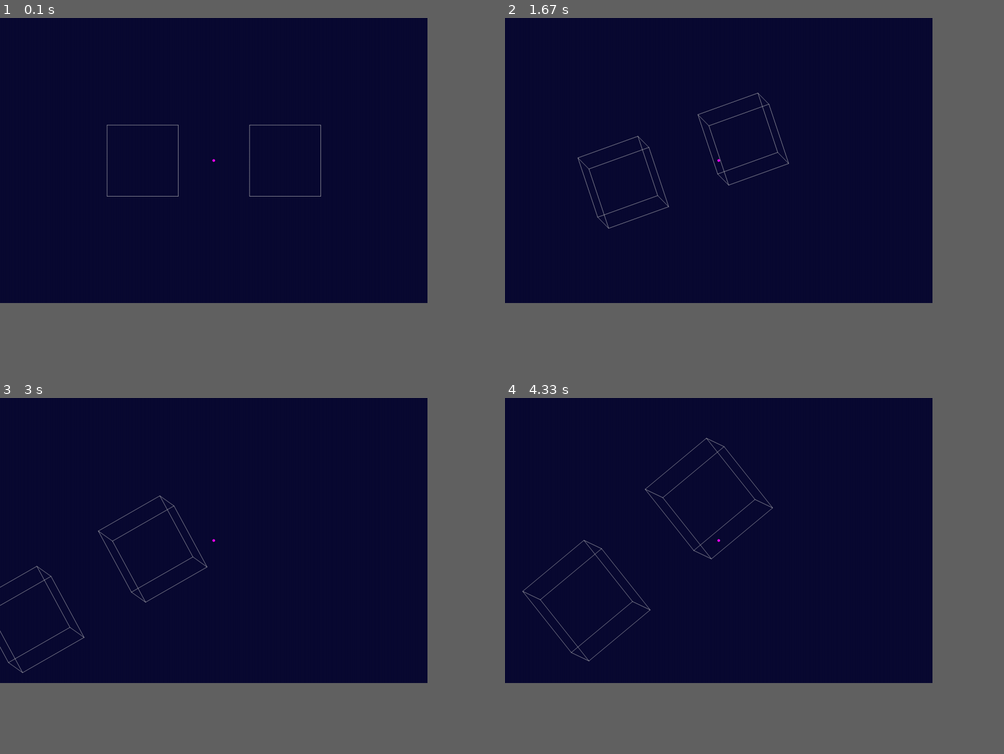
Above: before the commit, frames 1-4 (two rows, left to right).
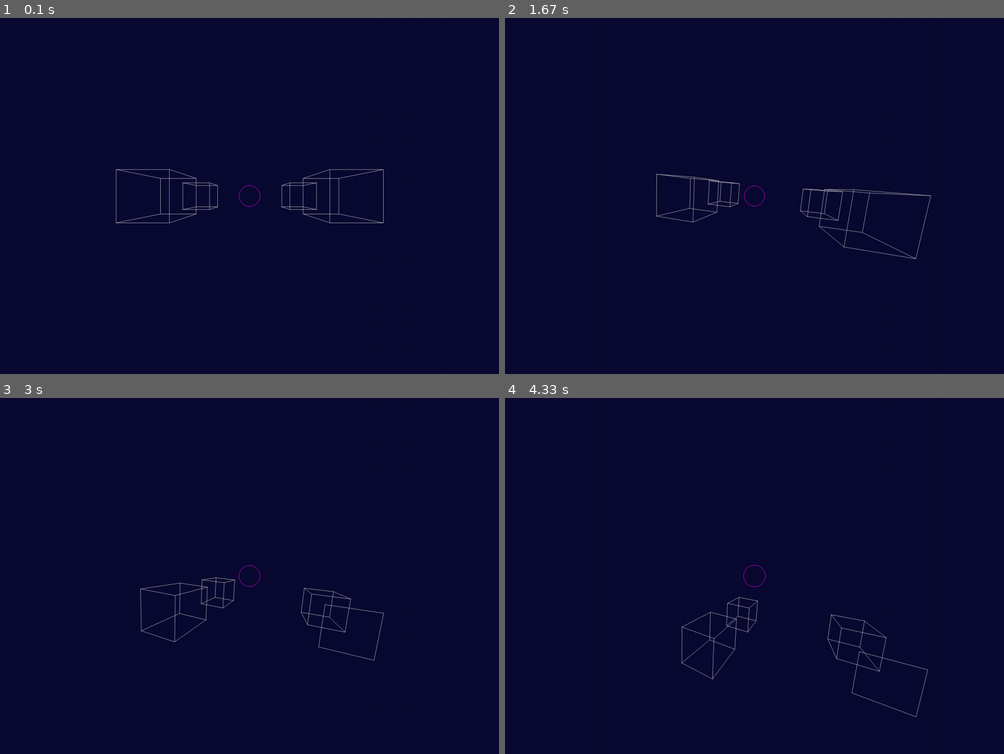
Above: after the commit, the same moments.

Repository: McCastles/Graph
Game: pygame game, started from Lab1/__main__.py
Same seed, same stepped clock (60 frames per second), same inputs: the game is played once before the commit and once after it.
Inputs:
- Up to frame 1 (0.1 s): no input
- Up to frame 2 (1.67 s): tap 1 at 0.33, 0.82 s; hold - 0.67-1.13 s; hold Right 0.67-1.13 s; tap Space at 0.73, 1.03 s; tap 3 at 1.17 s; tap 5 at 1.5 s
- Up to frame 3 (3 s): hold Right 1.83-2.3 s; tap Space at 1.9, 2.2, 2.4, 2.73 s; tap 1 at 1.98 s; hold Up 2.33-2.63 s; tap = at 2.48 s; hold Right from 2.67 s (still down)
- Up to frame 4 (4.33 s): tap Space at 3.03, 3.23, 3.53, 3.8, 4.13 s; release Right at 3.13 s; hold Left 3.17-3.7 s; tap 1 at 3.32 s; hold Down 3.73-4.03 s; tap = at 3.88 s; hold Left from 4.07 s (still down)
In our replay, the window is 771x514 before the commit and 900x642 after it. These sizes can differ from the game's own. Grey fills any space a smaller window leaves; there, only what the larger window draws over its background counts as a difference.

The runs differ from the first frame. In frame 1, 0.9% of the frame differs, in the area x 21-77%, y 29-58%; in frame 2, 1.2%, in the area x 14-86%, y 21-68%; in frame 3, 1.1%; in frame 4, 1.2%.

Commit message:
finally! perspective projection

Diff:
--- /dev/null
+++ b/Lab1/data/input1.txt
@@ -0,0 +1,20 @@
+-500 100 800
+-500 100 1000
+-500 -100 800
+-500 -100 1000
+-300 100 800
+-300 100 1000
+-300 -100 800
+-300 -100 1000
+0 1
+0 2
+0 4
+3 2
+3 1
+3 7
+6 2
+6 7
+6 4
+5 7
+5 1
+5 4
--- a/Lab1/data/input2.txt
+++ b/Lab1/data/input2.txt
@@ -1,11 +1,11 @@
-300 500 0
-300 500 200
-300 300 0
-300 300 200
-500 500 0
-500 500 200
-500 300 0
-500 300 200
+-500 100 800
+-500 100 1000
+-500 -100 800
+-500 -100 1000
+-300 100 800
+-300 100 1000
+-300 -100 800
+-300 -100 1000
 0 1
 0 2
 0 4
@@ -19,14 +19,14 @@
 5 1
 5 4
 
-700 500 0
-700 500 200
-700 300 0
-700 300 200
-900 500 0
-900 500 200
-900 300 0
-900 300 200
+500 100 800
+500 100 1000
+500 -100 800
+500 -100 1000
+300 100 800
+300 100 1000
+300 -100 800
+300 -100 1000
 0 1
 0 2
 0 4
--- a/Lab1/data/input4.txt
+++ b/Lab1/data/input4.txt
@@ -1,11 +1,11 @@
-100 400 0
-100 400 200
-100 200 0
-100 200 200
-300 400 0
-300 400 200
-300 200 0
-300 200 200
+-500 100 800
+-500 100 1000
+-500 -100 800
+-500 -100 1000
+-300 100 800
+-300 100 1000
+-300 -100 800
+-300 -100 1000
 0 1
 0 2
 0 4
@@ -19,14 +19,14 @@
 5 1
 5 4
 
-500 400 0
-500 400 200
-500 200 0
-500 200 200
-700 400 0
-700 400 200
-700 200 0
-700 200 200
+500 100 800
+500 100 1000
+500 -100 800
+500 -100 1000
+300 100 800
+300 100 1000
+300 -100 800
+300 -100 1000
 0 1
 0 2
 0 4
@@ -40,14 +40,14 @@
 5 1
 5 4
 
-100 400 400
-100 400 600
-100 200 400
-100 200 600
-300 400 400
-300 400 600
-300 200 400
-300 200 600
+-500 100 400
+-500 100 600
+-500 -100 400
+-500 -100 600
+-300 100 400
+-300 100 600
+-300 -100 400
+-300 -100 600
 0 1
 0 2
 0 4
@@ -61,14 +61,14 @@
 5 1
 5 4
 
-500 400 400
-500 400 600
-500 200 400
-500 200 600
-700 400 400
-700 400 600
-700 200 400
-700 200 600
+500 100 400
+500 100 600
+500 -100 400
+500 -100 600
+300 100 400
+300 100 600
+300 -100 400
+300 -100 600
 0 1
 0 2
 0 4
--- a/Lab1/src/display.py
+++ /dev/null
@@ -1,193 +0,0 @@
-
-import time
-import pygame
-from .pen import Pen
-from .objects import Node
-
-
-class Display:
-
-    def __init__(self, width, height, rotation_angle, step):
-        pygame.display.set_caption('Kamerka')
-
-        # WINDOW
-        self.width = width
-        self.height = height
-        self.screen = pygame.display.set_mode((width, height))
-        self.background = (10,10,50)
-
-        # CAMERA
-        self.focal_distance = step * 10
-
-        # GRID
-        # self.cellsize = cellsize
-
-        # MOVEMENT
-        self.step = step
-        self.rotation_angle = rotation_angle
-        # self.scale_factor = scale_factor
-
-        # FIGURES STORAGE
-        self.figures = {}
-        self.display_nodes = False
-        self.display_edges = True
-
-        # PEN OBJECT
-        self.pen = Pen()
-
-
-    def set_camera(self):
-
-        mutual_center = self.find_global_center()
-        self.camera = Node(
-            self.width // 2,
-            self.height // 2,
-            mutual_center.z - self.focal_distance)
-
-
-
-
-
-    def display(self):
-
-
-        self.screen.fill(self.background)
-
-        # AIM
-        self.pen.draw_aim(self.screen, self.width // 2, self.height // 2)
-
-
-        # GRID
-        # self.pen.draw_grid(self.screen, self.cellsize, self.width, self.height)
-
-        # FIGURES
-        for figure in self.figures.values():
-
-            # EDGES
-            if self.display_edges:
-                for edge in figure.edges:
-                    self.pen.draw_edge(self.screen, edge.start, edge.finish)
-
-            # NODES
-            if self.display_nodes:
-                for node in figure.nodes:
-                    self.pen.draw_node(self.screen, node)
-
-
-
-    def translate_all(self, axis, step):
-
-
-        # CAMERA TO THE ONE SIDE
-        setattr(self.camera, axis, getattr(self.camera, axis) - step)
-        print('Camera at:', self.camera)
-
-        # OBJECTS TO THE OTHER
-        for figure in self.figures.values():
-            figure.translate_along_axis(axis, step)
-
-
-    def scale_all(self, step):
-
-
-
-        # TODO scale step
-        # center_x = self.width // 2
-        # center_y = self.height // 2
-        center_x = self.camera.x
-        center_y = self.camera.y
-
-        # FACTOR CALCULATION
-
-        if (self.camera.z + step) == 0:
-            print('Limit.')
-            return
-
-        tmp = self.camera.z
-        self.camera.z += step
-        factor = tmp / self.camera.z
-        # if factor == 0:
-            # factor = 0.5
-            # self.camera.z = tmp
-        # print(tmp, factor, self.camera.z)
-        print(factor)
-        print('Camera at:', self.camera)
-
-        for figure in self.figures.values():
-            figure.scale(center_x, center_y, factor)
-
-
-    def find_global_center(self):
-
-        local_centers = [figure.find_local_center() for figure in self.figures.values()]
-        no = len(local_centers)
-
-        global_x = sum([ center.x for center in local_centers ]) / no
-        global_y = sum([ center.y for center in local_centers ]) / no
-        global_z = sum([ center.z for center in local_centers ]) / no
-
-        return Node(global_x, global_y, global_z)
-
-
-    def rotate_all(self, axis, rotation_angle):
-
-        global_center = self.find_global_center()
-
-        method_name = 'rotate_' + axis
-
-        for figure in self.figures.values():
-            rotate_method = getattr(figure, method_name)
-            rotate_method(rotation_angle, global_center)
-
-
-
-
-    def run(self):
-        running = True
-
-        bindings = {
-
-            pygame.K_LEFT:  lambda x: x.translate_all('x', self.step),
-            pygame.K_RIGHT: lambda x: x.translate_all('x',  -self.step),
-            pygame.K_DOWN:  lambda x: x.translate_all('y',  -self.step),
-            pygame.K_UP:    lambda x: x.translate_all('y', self.step),
-
-            # pygame.K_EQUALS: lambda x: x.scale_all(self.scale_factor),
-            # pygame.K_MINUS:  lambda x: x.scale_all(1 / self.scale_factor),
-
-            pygame.K_EQUALS: lambda x: x.scale_all(self.step),
-            pygame.K_MINUS:  lambda x: x.scale_all(-self.step),
-
-            pygame.K_1:     lambda x: x.rotate_all(axis='z', rotation_angle=-self.rotation_angle),
-            pygame.K_2:     lambda x: x.rotate_all(axis='z', rotation_angle=self.rotation_angle),
-
-            pygame.K_3:     lambda x: x.rotate_all(axis='x', rotation_angle=-self.rotation_angle),
-            pygame.K_4:     lambda x: x.rotate_all(axis='x', rotation_angle=self.rotation_angle),
-
-            pygame.K_5:     lambda x: x.rotate_all(axis='y', rotation_angle=-self.rotation_angle),
-            pygame.K_6:     lambda x: x.rotate_all(axis='y', rotation_angle=self.rotation_angle)
-
-        }
-
-        # i = 0
-        while running:
-            for event in pygame.event.get():
-                if event.type == pygame.QUIT:
-                    running = False
-                elif event.type == pygame.KEYDOWN:
-                    if event.key in bindings.keys():
-                        bindings[event.key](self)
-            # i+=1
-            # if i==400:
-            #     print('Camera at:', self.camera)
-            #     i = 0
-
-            self.display()
-            pygame.display.flip()
-
-
-
-
-            # self.figures['cube'].check()
-            # print(self.figures['cube'])
-            # time.sleep(1)
--- a/Lab1/src/loader.py
+++ b/Lab1/src/loader.py
@@ -1,5 +1,5 @@
 
-from .objects import Edge, Node, Wireframe
+from .objects import Wireframe
 
 def get_figures(path):
 
@@ -10,28 +10,17 @@
     with open(path) as datafile:
 
         for row in datafile:
-            # print(row, end='')
-            # print(len(row))
             if not row == '\n':
-                row = row[:-1].split(' ')
+                row = row.rstrip().split(' ')
 
                 # NODES
                 if len(row) == 3:
-                    # node = Node([int(c) for c in row])
-                    node = Node(int(row[0]), int(row[1]), int(row[2]))
-                    nodes.append(node)
+                    nodes.append( (int(row[0]), int(row[2]), int(row[1])) )
 
                 # EDGES
                 else:
-                    start  =  nodes[ int(row[0]) ]
-                    finish =  nodes[ int(row[1]) ]
-
-                    edge = Edge(start, finish)
-
-                    edges.append(edge)
+                    edges.append( (int(row[0]), int(row[1])) )
             else:
-
-                # print('empty')
                 figures.append( Wireframe(nodes, edges) )
                 nodes = []
                 edges = []
@@ -40,41 +29,3 @@
             figures.append( Wireframe(nodes, edges) )
 
     return figures
-
-# def get_figures1(path, qty, cellsize):
-
-#     with open(path) as datafile:
-
-#         figures = []
-
-#         for i in range(qty):
-
-#             nodes_list = []
-#             for _ in range(8):
-#                 coords = datafile.readline().strip().split(' ')
-#                 # node = Node([c for c in coords])
-#                 node = Node([int(c) for c in coords])
-#                 nodes_list.append(node)
-
-#             edges_list = []
-#             for _ in range(12):
-#                 edge = datafile.readline().strip().split(' ')
-
-#                 # print(edge)
-#                 start  =  nodes_list[ int(edge[0]) ]
-#                 finish =  nodes_list[ int(edge[1]) ]
-
-#                 edge = Edge(start, finish)
-
-#                 edges_list.append(edge)
-
-#             datafile.readline()
-
-#             figure = Wireframe(nodes=nodes_list, edges=edges_list)
-#             figures.append(figure)
-
-#     # print('\nLoaded figures:\n')
-#     # for figure in figures:
-#     #     print(figure)
-
-#     return figures
--- a/Lab1/src/main.py
+++ b/Lab1/src/main.py
@@ -2,47 +2,42 @@
 import math
 import os
 
-from .display import Display
+from .window import Window
 from .loader import get_figures
 
 
 def main():
 
-
-    # CONSTANTS
-    filename = 'input2.txt'
+    filename = 'input4.txt'
+    # filename = 'input2.txt'
+    # filename = 'input1.txt'
     path = os.path.dirname(__file__) + f'/../data/{filename}'
 
+    width = 1400
+    height = 1000
+    step = 40
+    rotation_angle = math.pi/36
+    focal = 300
+    focal_step = 10
+    focal_min = 20
+    focal_max = 470
 
-    width = 1200
-    height = 800
-
-    step = 100
-    # cells = 16
-    # cellsize = width // cells
-    # scale_factor = 1.25
-
-    rotation_angle = math.pi/18 # rad
+    safe_mode = True
 
 
+    # DEFINE WINDOW OBJECT
+    window = Window(
+        width, height,
+        rotation_angle,
+        step,
+        focal, focal_step,
+        focal_min, focal_max,
+        safe_mode)
 
     # DATA LOADING FROM FILE
     figures = get_figures(path)
-    # print(figures)
-    # figures = get_figures(path, cubes_qty, cellsize)
-
-
-    # DEFINED DISPLAY OBJECT
-    window = Display(width, height, rotation_angle, step)
-    # window = Display(width, height, cellsize, rotation_angle, scale_factor)
-    for i in range(len(figures)):
-        window.figures[f'cube{i+1}'] = figures[i]
-    print(window.figures)
-    window.set_camera()
-    print(window.camera)
-    # a
+    window.figures = figures
     window.run()
-
 
 
 if __name__ == "__main__":
--- a/Lab1/src/objects.py
+++ b/Lab1/src/objects.py
@@ -1,121 +1,71 @@
 import math
+import numpy as np
 
 class Wireframe(object):
 
     def __init__(self, nodes, edges):
 
-        self.nodes = nodes
+        nodes = np.array(nodes)
+        ones = np.ones((len(nodes), 1), dtype=int)
+        self.nodes = np.hstack((nodes, ones))
         self.edges = edges
 
-    def translate_along_axis(self, axis, step):
-        for node in self.nodes:
-            setattr(node, axis, step + getattr(node, axis))
+    def transform(self, matrix):
+        self.nodes = np.dot(self.nodes, matrix)
+        # print(self)
+
+    def translation_matrix(self, dx, dy, dz):
+        return np.array([
+            [1, 0, 0, 0],
+            [0, 1, 0, 0],
+            [0, 0, 1, 0],
+            [dx, dy, dz, 1],
+        ])
+
+    def x_rotation_matrix(self, angle):
+
+        s = np.sin(angle)
+        c = np.cos(angle)
+
+        return np.array([
+            [1, 0, 0, 0],
+            [0, c, -s, 0],
+            [0, s, c, 0],
+            [0, 0, 0, 1]
+        ])
+
+    def y_rotation_matrix(self, angle):
+
+        c = np.cos(angle)
+        s = np.sin(angle)
+
+        return np.array([
+            [ c, 0, s, 0],
+            [ 0, 1, 0, 0],
+            [-s, 0, c, 0],
+            [ 0, 0, 0, 1]
+        ])
+
+    def z_rotation_matrix(self, angle):
+
+        s = np.sin(angle)
+        c = np.cos(angle)
+
+        return np.array([
+            [c, -s, 0, 0],
+            [s, c, 0, 0],
+            [0, 0, 1, 0],
+            [0, 0, 0, 1]
+        ])
 
 
-    def scale(self, centre_x, centre_y, factor):
-        """ factor the wireframe from the centre of the screen """
+    def cast_3d_to_2d(self, point_3d, view_width, view_heigh, focal):
 
-        for node in self.nodes:
-            node.x = centre_x + factor * (node.x - centre_x)
-            node.y = centre_y + factor * (node.y - centre_y)
-            node.z *= factor
+        from_focal = focal / point_3d[1]
+        x = from_focal * point_3d[0] + view_width / 2
+        y = view_heigh / 2 - from_focal * point_3d[2]
 
-
-
-    # def check(self):
-
-    #     # print(type(self.nodes[0].x))
-
-    #     a = abs(self.nodes[0].y - self.nodes[2].y)
-    #     b = abs(self.nodes[0].x - self.nodes[4].x)
-    #     # c = self.nodes[0].y - self.nodes[2].y
-    #     # d = self.nodes[0].y - self.nodes[2].y
-    #     if a == b:
-    #         print('square', a)
-    #     else:
-    #         print('not a square', a, b)
-
-
-
-    def find_local_center(self):
-
-        nodes_qty = len(self.nodes)
-
-        center_x = sum([node.x for node in self.nodes]) / nodes_qty
-        center_y = sum([node.y for node in self.nodes]) / nodes_qty
-        center_z = sum([node.z for node in self.nodes]) / nodes_qty
-
-        return Node(center_x, center_y, center_z)
-
-
-    def rotate_x(self, angle, center):
-
-        # center = Node(center)
-        for node in self.nodes:
-            h = node.y - center.y
-            v = node.z - center.z
-            d = math.hypot(v, h)
-
-            theta = math.atan2(v, h) + angle
-            # print(f'theta: {theta} rad -> {math.degrees(theta)} deg')
-            node.y = center.y + d * math.cos(theta)
-            node.z = center.z + d * math.sin(theta)
-            # print('\n')
-
-
-    def rotate_y(self, angle, center):
-
-        # center = Node(center)
-        for node in self.nodes:
-            h = node.x - center.x
-            v = node.z - center.z
-            d = math.hypot(v, h)
-            theta = math.atan2(v, h) + angle
-            # print(f'theta: {theta} rad -> {math.degrees(theta)} deg')
-            node.x = center.x + d * math.cos(theta)
-            node.z = center.z + d * math.sin(theta)
-            # print('\n')
-
-
-    def rotate_z(self, angle, center):
-
-        # center = Node(center)
-        for node in self.nodes:
-            h = node.x - center.x
-            v = node.y - center.y
-            d = math.hypot(v, h)
-            theta = math.atan2(v, h) + angle
-            # print(f'theta: {theta} rad -> {math.degrees(theta)} deg')
-            node.x = center.x + d * math.cos(theta)
-            node.y = center.y + d * math.sin(theta)
-            # print('\n')
-
-
+        return x, y
 
     def __repr__(self):
-        a = '\n'.join([f'\t- {node}' for node in self.nodes])
-        # s = 'Edges:' + '\n'.join([f'\t- edge from {edge.start} to {edge.finish}' for edge in self.edges])
-        s = ''
-        return f'<Wireframe object> with nodes at:\n{a}\n' + s
-
-
-class Node():
-
-    def __init__(self, x, y, z):
-        self.x = x
-        self.y = y
-        self.z = z
-
-    def __repr__(self):
-        return f'({self.x} {self.y} {self.z})'
-
-class Edge(object):
-
-
-    def __init__(self, start, finish):
-
-        self.start = start
-        self.finish = finish
-
-    def __repr__(self):
-        return f'<Edge object> from {self.start} to {self.finish}'
+        return f'<Wireframe object> with nodes at:\n{self.nodes}\n'
--- a/Lab1/src/pen.py
+++ b/Lab1/src/pen.py
@@ -27,23 +27,22 @@
         pygame.draw.aaline(
             screen,
             self.edge_color,
-            (start.x, start.y),
-            (finish.x, finish.y),
+            start,
+            finish,
             1)
 
-    def draw_node(self, screen, node):
+    def draw_node(self, screen, node_x, node_y):
         pygame.draw.circle(
             screen,
             self.node_color,
-            (int(node.x), int(node.y)),
+            (node_x, node_y),
             self.node_radius,
             0)
 
-    def draw_aim(self, screen, x, y):
+    def draw_aim(self, screen, x, y, aim_radius):
         pygame.draw.circle(
             screen,
             self.aim_color,
             (x, y),
-            self.node_radius,
-            0
-        )
+            aim_radius,
+            1)
--- /dev/null
+++ b/Lab1/src/window.py
@@ -0,0 +1,152 @@
+
+import time
+import pygame
+from .pen import Pen
+
+
+class Window:
+
+    def __init__(
+        self, width, height,
+        rotation_angle, step,
+        focal, focal_step,
+        focal_min, focal_max,
+        safe_mode):
+
+        pygame.display.set_caption('Virtual Camera')
+        self.bindings = {
+
+            pygame.K_SPACE:   lambda a: a.translate_all( 0, 0, -self.STEP ),
+            pygame.K_LSHIFT:  lambda a: a.translate_all( 0, 0, self.STEP  ),
+            pygame.K_UP:      lambda a: a.translate_all( 0, -self.STEP, 0 ),
+            pygame.K_DOWN:    lambda a: a.translate_all( 0, self.STEP,  0 ),
+            pygame.K_RIGHT:   lambda a: a.translate_all( -self.STEP, 0, 0 ),
+            pygame.K_LEFT:    lambda a: a.translate_all( self.STEP,  0, 0 ),
+
+            pygame.K_EQUALS:  lambda a: a.zoom(self.FOCAL_STEP),
+            pygame.K_MINUS:   lambda a: a.zoom(-self.FOCAL_STEP),
+
+            pygame.K_1:       lambda a: a.rotate_all( 'z', self.ROT_ANGLE ),
+            pygame.K_2:       lambda a: a.rotate_all( 'z', -self.ROT_ANGLE ),
+
+            pygame.K_3:       lambda a: a.rotate_all( 'x', -self.ROT_ANGLE ),
+            pygame.K_4:       lambda a: a.rotate_all( 'x', self.ROT_ANGLE ),
+
+            pygame.K_5:       lambda a: a.rotate_all( 'y', -self.ROT_ANGLE ),
+            pygame.K_6:       lambda a: a.rotate_all( 'y', self.ROT_ANGLE )
+
+        }
+
+        # WINDOW
+        self.WIDTH = width
+        self.HEIGHT = height
+        self.BACKGROUND = (10,10,50)
+        self.screen = pygame.display.set_mode((self.WIDTH, self.HEIGHT))
+
+        # MOVEMENT
+        self.STEP = step
+        self.ROT_ANGLE = rotation_angle
+
+        # CAMERA
+        self.focal = focal
+        self.aim_radius = int(focal / 10)
+        self.FOCAL_STEP = focal_step
+        self.FOCAL_MAX = focal_max
+        self.FOCAL_MIN = focal_min
+
+        # FIGURES STORAGE
+        self.figures = []
+        self.display_nodes = False
+        self.display_edges = True
+        self.safe_mode = safe_mode
+
+        # PEN OBJECT
+        self.pen = Pen()
+
+
+    def zoom(self, step):
+        self.focal += step
+        if self.focal > self.FOCAL_MAX:
+            self.focal = self.FOCAL_MAX
+        elif self.focal < self.FOCAL_MIN:
+            self.focal = self.FOCAL_MIN
+        print(f'Zoom: {self.focal}/{self.FOCAL_MAX}')
+        self.aim_radius = int(self.focal / 10)
+
+
+
+    def display(self):
+
+        is_visible = lambda node: \
+            node[1] > self.focal if self.safe_mode else True
+
+
+        self.screen.fill(self.BACKGROUND)
+        self.pen.draw_aim(
+            self.screen,
+            self.WIDTH // 2, self.HEIGHT // 2,
+            self.aim_radius)
+
+        # FIGURES
+        for figure in self.figures:
+
+            # NODES
+            if self.display_nodes:
+                for node in figure.nodes:
+                    if is_visible(node):
+                        x, y = figure.cast_3d_to_2d(
+                            node, self.WIDTH, self.HEIGHT, self.focal)
+                        self.pen.draw_node(self.screen, int(x), int(y))
+
+            # EDGES
+            if self.display_edges:
+                for (index_start, index_finish) in figure.edges:
+
+                    node_start = figure.nodes[index_start]
+                    node_finish = figure.nodes[index_finish]
+
+                    if is_visible(node_start) and is_visible(node_finish):
+
+                        pair_start = figure.cast_3d_to_2d(
+                            node_start,
+                            self.WIDTH, self.HEIGHT, self.focal)
+
+                        pair_finish = figure.cast_3d_to_2d(
+                            node_finish,
+                            self.WIDTH, self.HEIGHT, self.focal)
+
+                        self.pen.draw_edge(
+                            self.screen,
+                            pair_start,
+                            pair_finish)
+
+
+    def rotate_all(self, axis, rotation_angle):
+
+        method_name = axis + '_rotation_matrix'
+
+        for figure in self.figures:
+            rotation_matrix_method = getattr(figure, method_name)
+            matrix = rotation_matrix_method(rotation_angle)
+            figure.transform( matrix )
+
+    def translate_all(self, dx, dy, dz):
+
+        for figure in self.figures:
+            matrix = figure.translation_matrix(dx, dy, dz)
+            figure.transform( matrix )
+
+
+    def run(self):
+        running = True
+
+        while running:
+            for event in pygame.event.get():
+                if event.type == pygame.QUIT:
+                    running = False
+                elif event.type == pygame.KEYDOWN:
+                    if event.key in self.bindings.keys():
+                        self.bindings[event.key](self)
+
+            self.display()
+            pygame.display.flip()
